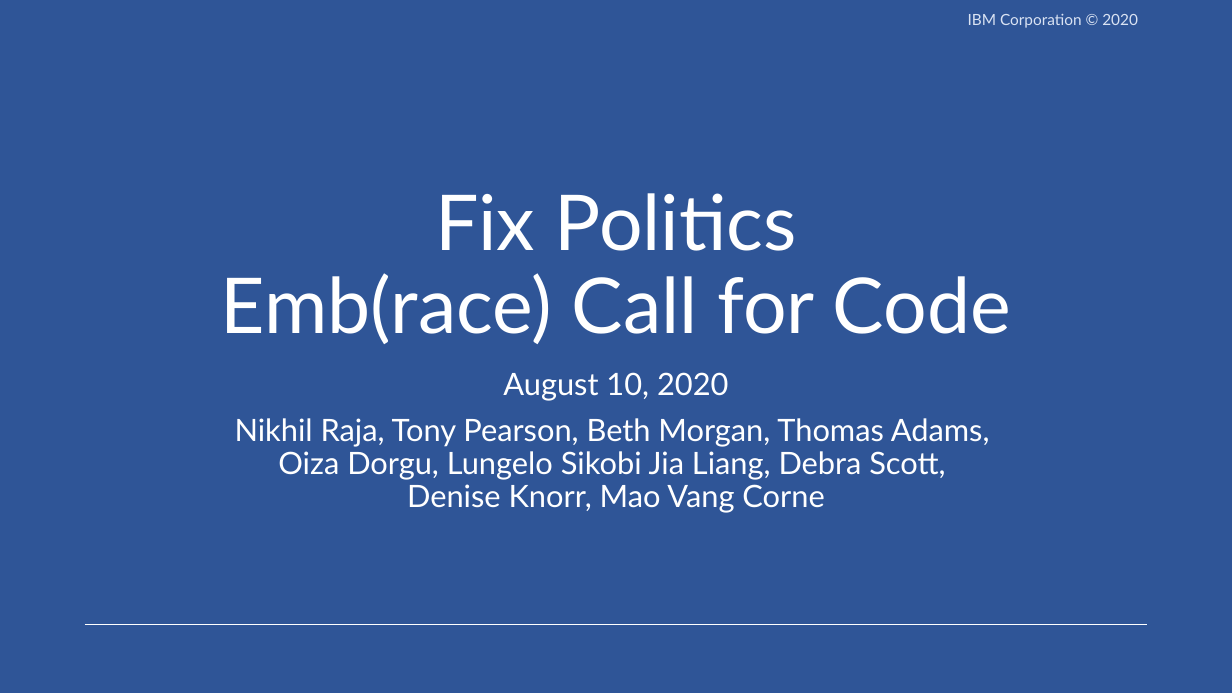
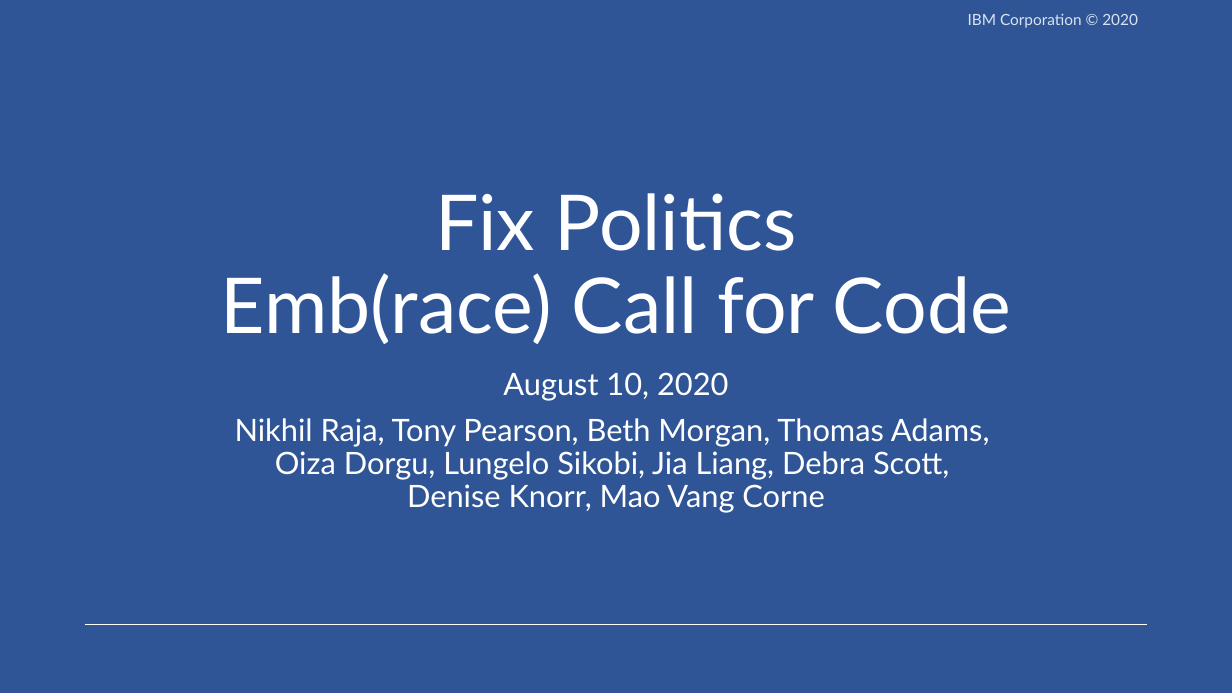
Before and after one commit to Call-for-Code-for-Racial-Justice/Legit-Info, a slide deck: slide 1 of docs/Fix-Politics-Aug10.pptx. Drawn at 1232x693 pixels with LibreOffice and Linux fonts; fonts in the diff are those of the drawing. Boxes give left, top, right and bottom in pixels: in the first picture for what was removed or moved away, otherwise in the second. Text is boxed around its words. In the diff, an @@ line names an element or a change of style, - is before the commit and + after.

```diff
--- a/docs/Fix-Politics-Aug10.pptx
+++ b/docs/Fix-Politics-Aug10.pptx
@@ subtitle at (x1=235, y1=418, x2=990, y2=513): text changed @@
-Nikhil Raja, Tony Pearson, Beth Morgan, Thomas Adams,
-Oiza Dorgu, Lungelo Sikobi Jia Liang, Debra Scott,
-Denise Knorr, Mao Vang Corne
+Nikhil Raja, Tony Pearson, Beth Morgan, Thomas Adams,
+Oiza Dorgu, Lungelo Sikobi, Jia Liang, Debra Scott,
+Denise Knorr, Mao Vang Corne
```
Also in this commit, not shown: 1 other file.
